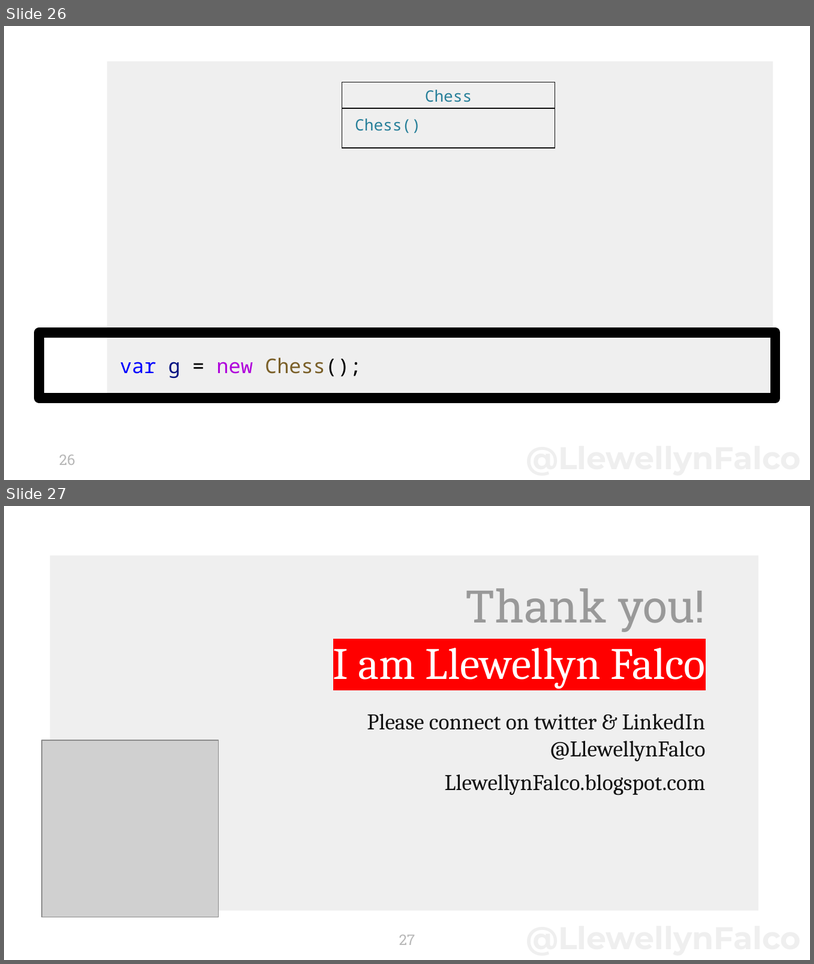
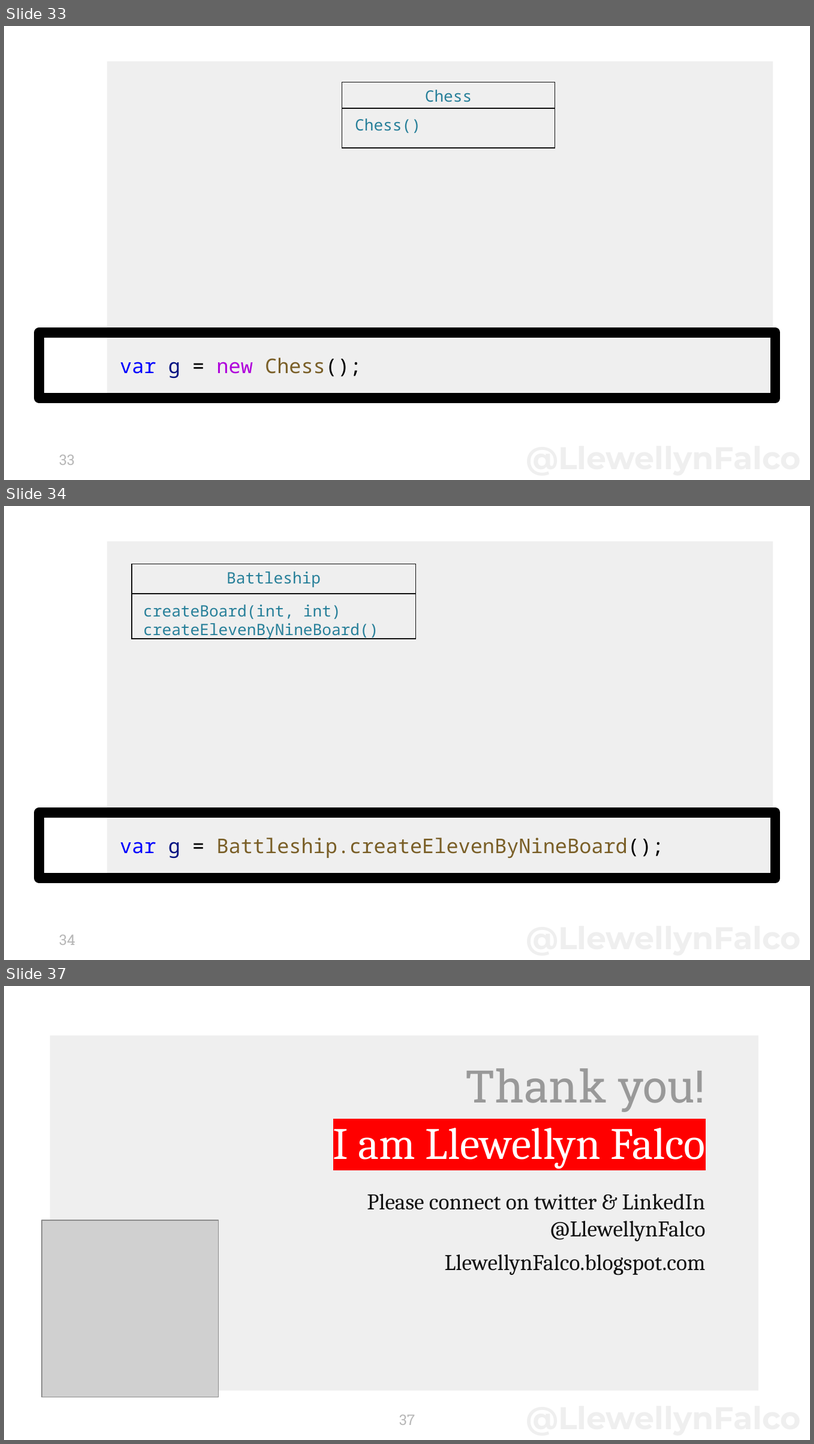
Before and after one commit to isidore/TestDrivenDevelopmentClass.Slides, a slide deck: Micro Api Design with Consume First.pptx. Shown one above the other, each under a label of ours: slides 26 and 27 before the commit, slides 33, 34 and 37 after it; the slides between them are not shown. The pictures are 814x964 and 814x1444 pixels, drawn with LibreOffice and Linux fonts; fonts in the diff are those of the drawing; grey boxes stand for pictures. Boxes give left, top, right and bottom in pixels: in the first picture for what was removed or moved away, otherwise in the second. Text is boxed around its words. In the diff, an @@ line names an element or a change of style, - is before the commit and + after.

```diff
--- a/Micro Api Design with Consume First.pptx
+++ b/Micro Api Design with Consume First.pptx
@@ slide 34 added at [4,506,810,960], background #FFFFFF; not listed: 1 template element that a slide beside it also shows @@
@@ group added at [132,564,416,639]: 2 texts, 1 rectangle, 1 line @@
+Battleship
+createBoard(int, int)
+createElevenByNineBoard()
@@ title added at [39,813,776,878], outline #000000 9 pt, 18 pt, text #795E26 @@
+var g = Battleship.createElevenByNineBoard();
@@ page number added at [59,934,75,945], 13 pt, text #B7B7B7 @@
+34
@@ what was slide 26 is now slide 33 @@
@@ page number at [59,454,75,465]: text changed @@
-26
+33
@@ what was slide 27 is now slide 37 @@
@@ page number at [399,1414,415,1425]: text changed @@
-27
+37
```
Also in this commit, not shown: 4 slides changed, 9 other slides added.
